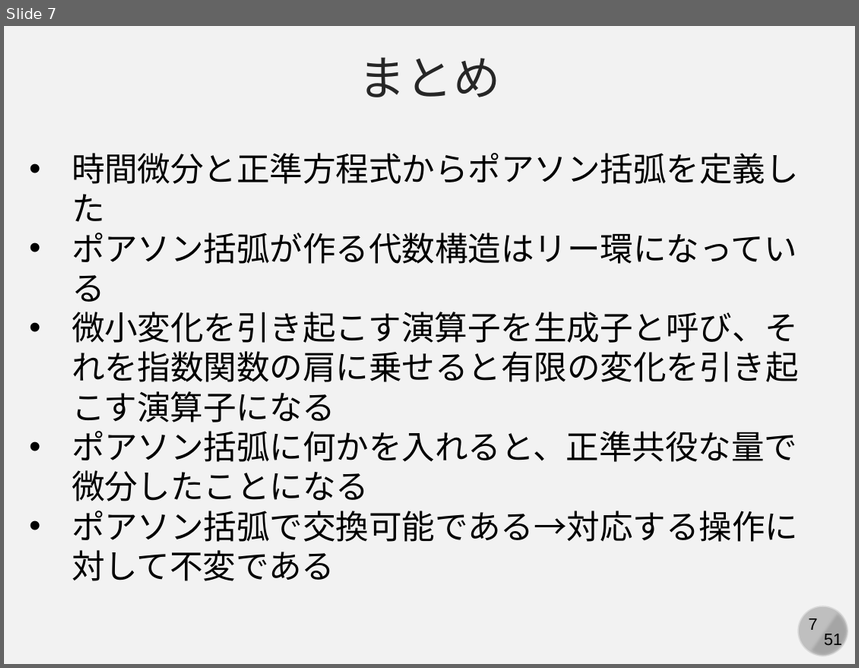
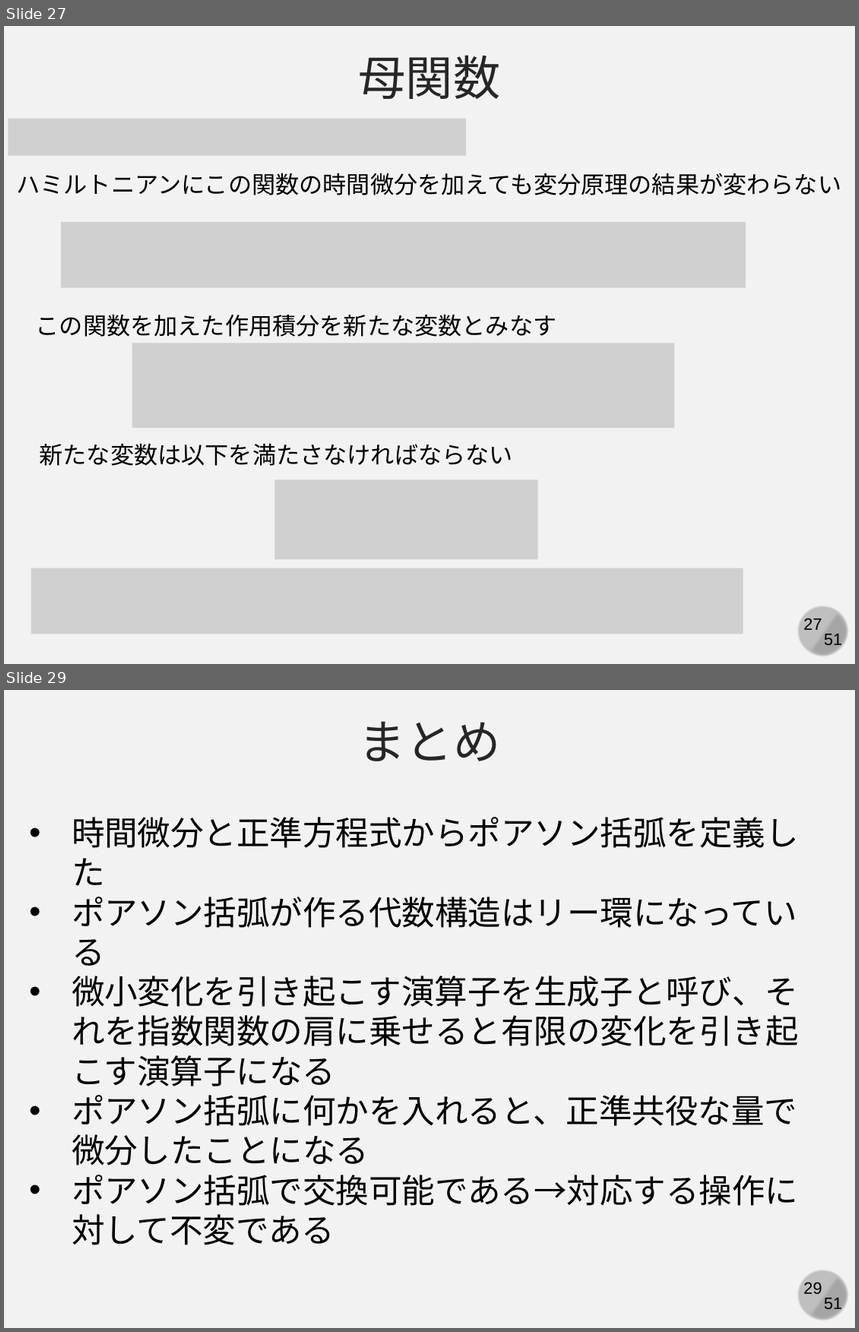
Before and after one commit to kaityo256/classical_mechanics, a slide deck: canonical_transformation/fig/slide.pptx. Shown one above the other, each under a label of ours: slide 7 before the commit, slides 27 and 29 after it; the slides between them are not shown. The pictures are 859x668 and 859x1332 pixels, drawn with LibreOffice and Linux fonts; fonts in the diff are those of the drawing; grey boxes stand for pictures. Boxes give left, top, right and bottom in pixels: in the first picture for what was removed or moved away, otherwise in the second. Text is boxed around its words. In the diff, an @@ line names an element or a change of style, - is before the commit and + after.

```diff
--- a/canonical_transformation/fig/slide.pptx
+++ b/canonical_transformation/fig/slide.pptx
@@ slide 27 added at (4,26,855,664), background #F2F2F2; not listed: 4 template elements that a slide beside it also shows @@
@@ text added at (359,55,501,99), 40 pt, text #262626 @@
+母関数
@@ picture added at (9,119,466,156) @@
@@ text added at (17,173,842,195), 20 pt, text #000000 @@
+ハミルトニアンにこの関数の時間微分を加えても変分原理の結果が変わらない
@@ picture added at (61,222,747,288) @@
@@ text added at (36,314,557,337), 20 pt, text #000000 @@
+この関数を加えた作用積分を新たな変数とみなす
@@ picture added at (132,344,675,429) @@
@@ text added at (40,443,513,466), 20 pt, text #000000 @@
+新たな変数は以下を満たさなければならない
@@ picture added at (275,480,538,560) @@
@@ picture added at (31,568,743,634) @@
@@ what was slide 7 is now slide 29 @@
@@ page number at (804,1283,822,1294): text changed @@
-7
+29
```
Also in this commit, not shown: 1 slide changed, 21 other slides added, 1 other file.
